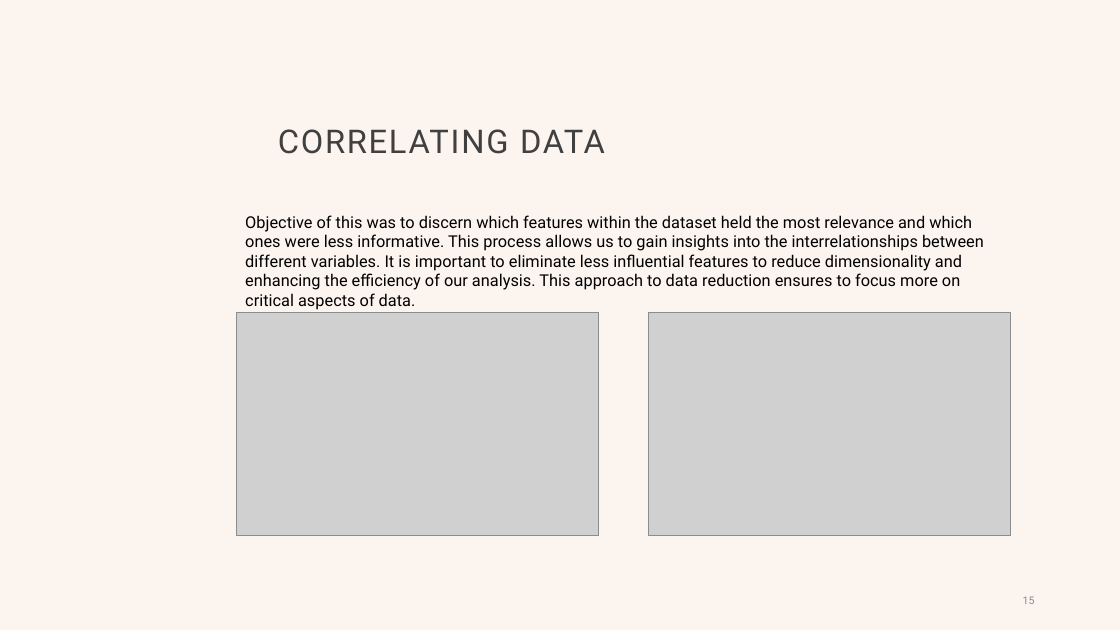
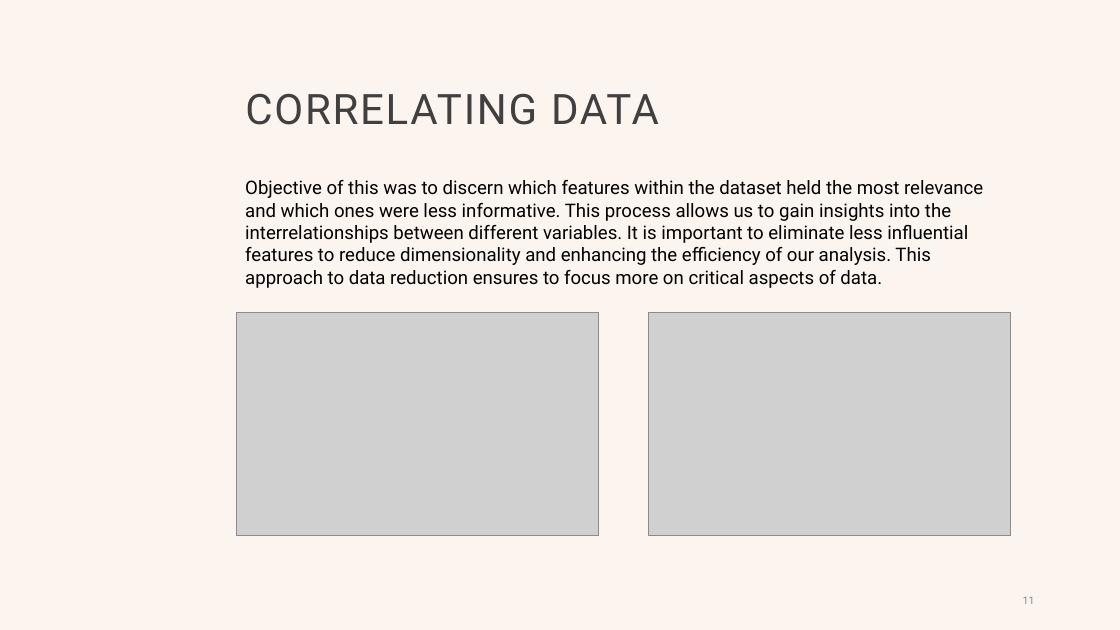
Before and after one commit to Hetansh-patel/Income-Prediction-With-R, a slide deck: slide 11 of R Project.pptx (slide 15 before the commit). Drawn at 1120x630 pixels with LibreOffice and Linux fonts; fonts in the diff are those of the drawing; grey boxes stand for pictures; background and template pictures are left out. Boxes give left, top, right and bottom in pixels: in the first picture for what was removed or moved away, otherwise in the second. Text is boxed around its words. In the diff, an @@ line names an element or a change of style, - is before the commit and + after.

```diff
--- a/R Project.pptx
+++ b/R Project.pptx
@@ title "CORRELATING DATA": place and size @@
-title "CORRELATING DATA" at <box>278,129,605,154</box>
+title "CORRELATING DATA" at <box>245,93,659,125</box>
@@ title "CORRELATING DATA" at <box>245,93,659,125</box>: size 28 to 36 pt @@
@@ text "Objective of this was to ...": place and size @@
-text "Objective of this was to ..." at <box>245,215,984,310</box>
+text "Objective of this was to ..." at <box>245,180,983,288</box>
@@ text "Objective of this was to ..." at <box>245,180,983,288</box>: size 14 to 16 pt @@
@@ page number at <box>1023,597,1035,604</box>: text changed @@
-15
+11
```
Also in this commit, not shown: 8 other slides changed, 11 slides added, 13 slides removed.
